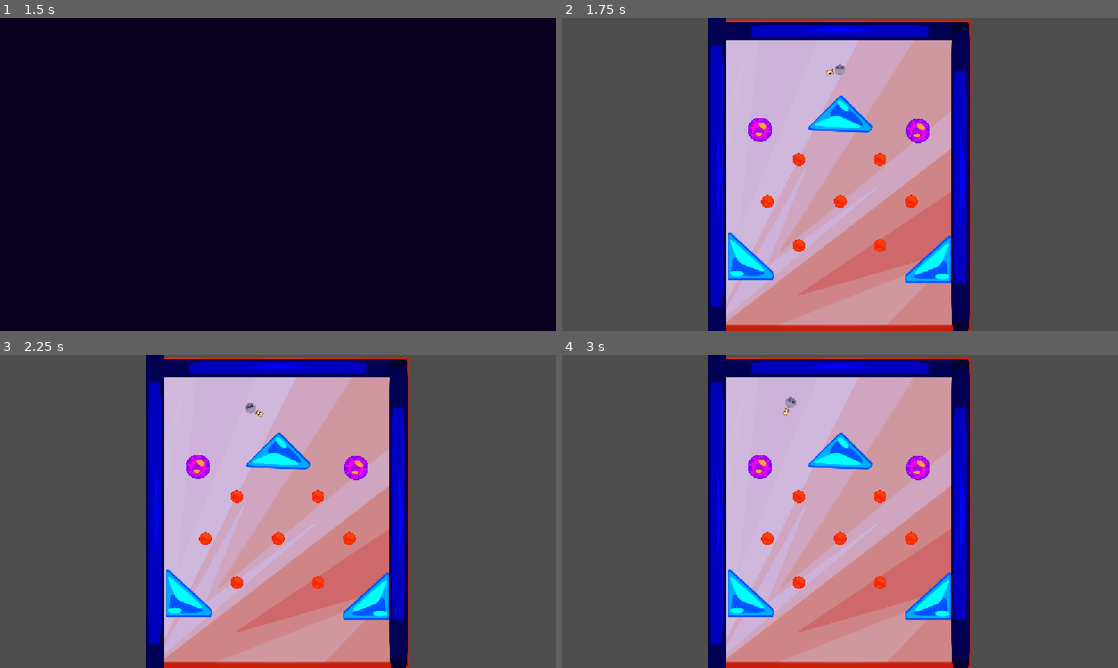
Above: before the commit, frames 1-4 (two rows, left to right).
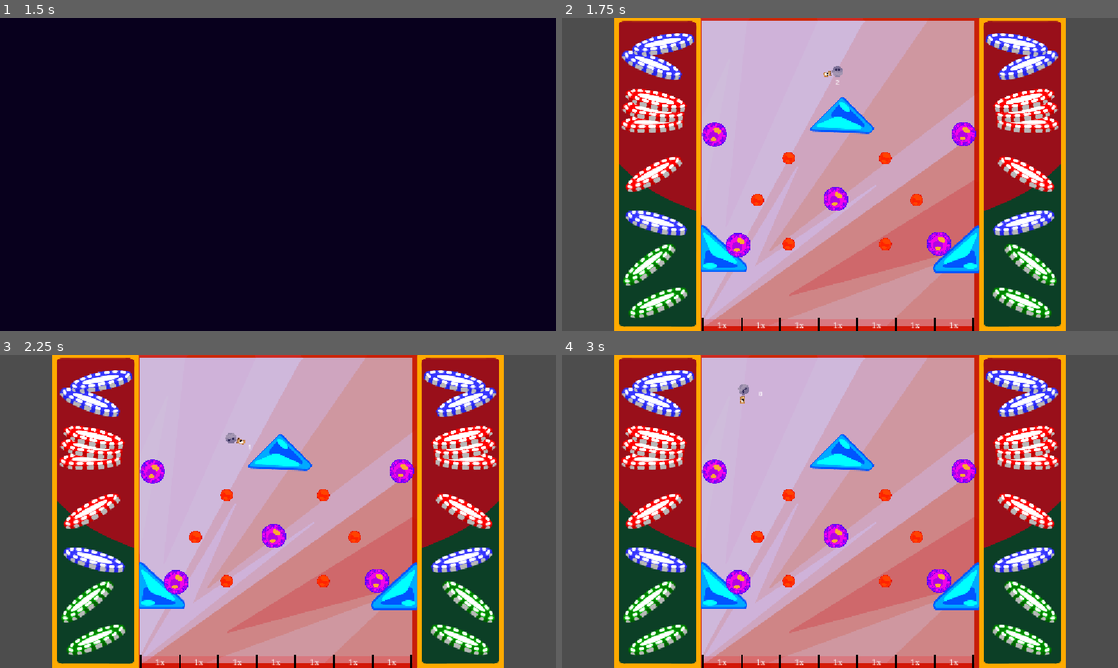
Above: after the commit, the same moments.

Repository: AstrrX3/Gamejam
Game: Godot game, scene res://menu.tscn
The game is run twice, just before and just after one commit, with the same random seed, the same clock (stepped at 60 frames per second) and the same inputs. The engine's default icon, where the game draws it, is replaced by a stand-in: a white triangle on a blue panel in a dark square.
Inputs (mouse positions are in pixels of both pictures, inside the frame that each line leads up to):
- Up to frame 1 (1.5 s): click "START" at 0.5 s; click "START" at 1.25 s
- Up to frame 2 (1.75 s): no input
- Up to frame 3 (2.25 s): move the mouse to (400, 495) at 2.02 s; click (400, 495) at 2.1 s
- Up to frame 4 (3 s): move the mouse to (728, 527) at 2.77 s; click (728, 527) at 2.85 s

Frame 1 is identical in both runs. In frame 2, 52% of the frame differs, in the area x 9-91%, y 0-100%; in frame 3, 52%; in frame 4, 52%.

Commit message:
coins now work and the shotgun does too!
(ignore the flying numbers)

Diff:
--- a/gay-plinko/ball.gd
+++ b/gay-plinko/ball.gd
@@ -15,3 +15,7 @@
 func _integrate_forces(state):
 	if state.linear_velocity.length()>hardcap:
 		state.linear_velocity=state.linear_velocity.normalized()*hardcap
+
+
+#func _on_area_2d_body_entered(body: Node2D) -> void:
+	#$shotgun.charge = $shotgun.Mcharge
--- a/gay-plinko/ball.tscn
+++ b/gay-plinko/ball.tscn
@@ -9,6 +9,9 @@
 
 [sub_resource type="CircleShape2D" id="CircleShape2D_2gk3h"]
 radius = 11.0
+
+[sub_resource type="CircleShape2D" id="CircleShape2D_y4ie1"]
+radius = 13.0
 
 [node name="RigidBody2D" type="RigidBody2D" unique_id=969029978]
 physics_material_override = SubResource("PhysicsMaterial_0xm2m")
@@ -23,3 +26,10 @@
 [node name="FatFuck" type="Sprite2D" parent="." unique_id=2007613500]
 scale = Vector2(0.029166667, 0.029166669)
 texture = ExtResource("3_ktgx5")
+
+[node name="Area2D" type="Area2D" parent="." unique_id=486003051]
+
+[node name="CollisionShape2D" type="CollisionShape2D" parent="Area2D" unique_id=472740183]
+shape = SubResource("CircleShape2D_y4ie1")
+
+[connection signal="body_entered" from="Area2D" to="." method="_on_area_2d_body_entered"]
--- /dev/null
+++ b/gay-plinko/coin.gd
@@ -0,0 +1,14 @@
+extends RigidBody2D
+
+
+# Called when the node enters the scene tree for the first time.
+func _ready() -> void:
+	pass # Replace with function body.
+
+
+# Called every frame. 'delta' is the elapsed time since the previous frame.
+func _process(delta: float) -> void:
+	pass
+
+func del():
+	queue_free()
--- a/gay-plinko/coin.tscn
+++ b/gay-plinko/coin.tscn
@@ -1,20 +1,24 @@
 [gd_scene format=3 uid="uid://b8u0svpxi5tgi"]
 
+[ext_resource type="Script" uid="uid://bcttpf7hyghex" path="res://coin.gd" id="1_0t63x"]
 [ext_resource type="Texture2D" uid="uid://bpvl4u01ksqtr" path="res://Coin.png" id="1_d5gmh"]
 
 [sub_resource type="PhysicsMaterial" id="PhysicsMaterial_h2yge"]
 bounce = 0.5
 
 [sub_resource type="CircleShape2D" id="CircleShape2D_0xm2m"]
+radius = 4.166667
 
-[node name="RigidBody2D" type="RigidBody2D" unique_id=35264023]
-rotation = 2.7861578
+[node name="RigidBody2D" type="RigidBody2D" unique_id=35264023 groups=["coin"]]
 scale = Vector2(0.6399994, 0.6399994)
 physics_material_override = SubResource("PhysicsMaterial_h2yge")
+linear_damp = 1.591
+script = ExtResource("1_0t63x")
 
 [node name="Sprite2D" type="Sprite2D" parent="." unique_id=234650189]
-position = Vector2(1.5625018, 3.1250036)
-scale = Vector2(0.21104982, 0.21104982)
+position = Vector2(-0.425, -1.413)
+rotation = 3.1415927
+scale = Vector2(0.08897801, 0.088978015)
 texture = ExtResource("1_d5gmh")
 
 [node name="CollisionShape2D" type="CollisionShape2D" parent="." unique_id=1993439228]
--- /dev/null
+++ b/gay-plinko/gate.tscn
@@ -0,0 +1,83 @@
+[gd_scene format=3 uid="uid://tkll5eks6cfb"]
+
+[ext_resource type="Script" path="res://gate.gd" id="1_15vrf"]
+
+[sub_resource type="RectangleShape2D" id="RectangleShape2D_2gk3h"]
+size = Vector2(78, 29)
+
+[sub_resource type="RectangleShape2D" id="RectangleShape2D_y4ie1"]
+size = Vector2(4, 62)
+
+[sub_resource type="FontFile" id="FontFile_y4ie1"]
+subpixel_positioning = 0
+msdf_pixel_range = 14
+msdf_size = 128
+cache/0/variation_coordinates = {}
+cache/0/face_index = 0
+cache/0/embolden = 0.0
+cache/0/transform = Transform2D(1, 0, 0, 1, 0, 0)
+cache/0/spacing_top = 0
+cache/0/spacing_bottom = 0
+cache/0/spacing_space = 0
+cache/0/spacing_glyph = 0
+cache/0/baseline_offset = 0.0
+cache/0/16/0/ascent = 0.0
+cache/0/16/0/descent = 0.0
+cache/0/16/0/underline_position = 0.0
+cache/0/16/0/underline_thickness = 0.0
+cache/0/16/0/scale = 1.0
+
+[node name="Node2D" type="Node2D" unique_id=1904139459]
+script = ExtResource("1_15vrf")
+
+[node name="Area2D" type="Area2D" parent="." unique_id=568190223]
+
+[node name="CollisionShape2D" type="CollisionShape2D" parent="Area2D" unique_id=1762724144]
+position = Vector2(0, 14.5)
+shape = SubResource("RectangleShape2D_2gk3h")
+
+[node name="StaticBody2D" type="StaticBody2D" parent="." unique_id=454521890]
+position = Vector2(-40, 0)
+
+[node name="CollisionShape2D" type="CollisionShape2D" parent="StaticBody2D" unique_id=1189040531]
+shape = SubResource("RectangleShape2D_y4ie1")
+
+[node name="ColorRect" type="ColorRect" parent="StaticBody2D" unique_id=1933771532]
+offset_left = -2.0
+offset_top = -31.0
+offset_right = 2.0
+offset_bottom = 31.0
+color = Color(0, 0, 0, 1)
+metadata/_edit_use_anchors_ = true
+
+[node name="StaticBody2D2" type="StaticBody2D" parent="." unique_id=3379313]
+position = Vector2(40, 0)
+
+[node name="CollisionShape2D" type="CollisionShape2D" parent="StaticBody2D2" unique_id=62204767]
+shape = SubResource("RectangleShape2D_y4ie1")
+
+[node name="ColorRect" type="ColorRect" parent="StaticBody2D2" unique_id=924117657]
+offset_left = -2.0
+offset_top = -31.0
+offset_right = 2.0
+offset_bottom = 31.0
+color = Color(0, 0, 0, 1)
+metadata/_edit_use_anchors_ = true
+
+[node name="ColorRect" type="ColorRect" parent="." unique_id=2093563966]
+offset_left = -38.0
+offset_top = -29.0
+offset_right = 38.0
+offset_bottom = 29.0
+color = Color(1, 0, 0, 0.19607843)
+metadata/_edit_use_anchors_ = true
+
+[node name="Label" type="Label" parent="ColorRect" unique_id=2052777837]
+layout_mode = 0
+offset_right = 76.0
+offset_bottom = 29.0
+theme_override_fonts/font = SubResource("FontFile_y4ie1")
+text = "1x"
+horizontal_alignment = 1
+vertical_alignment = 1
+metadata/_edit_use_anchors_ = true
--- a/gay-plinko/haven.tscn
+++ b/gay-plinko/haven.tscn
@@ -5,60 +5,66 @@
 [ext_resource type="PackedScene" uid="uid://brlvsdys076t0" path="res://peg.tscn" id="2_vcnv3"]
 [ext_resource type="PackedScene" uid="uid://cw0s1ry8x17pi" path="res://trójkąt.tscn" id="3_pix54"]
 
-[node name="Node2D" type="Node2D" unique_id=1951845257]
+[node name="Node2D2" type="Node2D" unique_id=1951845257]
 scale = Vector2(1, 0.99016505)
 
 [node name="bg" type="Sprite2D" parent="." unique_id=394721876]
-position = Vector2(0, 7.0695286)
-scale = Vector2(0.5568611, 0.6018526)
+position = Vector2(-4, 6.059595)
+scale = Vector2(0.613, 0.613)
 texture = ExtResource("1_55g31")
 
 [node name="scianaUP" parent="." unique_id=10204914 instance=ExtResource("1_7oneb")]
-position = Vector2(-1.00003, -295)
-scale = Vector2(4.163885, 0.30270332)
+position = Vector2(-1.00003, -344.38702)
+scale = Vector2(4.62303, 0.3062407)
+
+[node name="CollisionShape2D" parent="scianaUP" index="0" unique_id=2142807919]
+one_way_collision = true
+one_way_collision_direction = Vector2(0, -1)
+
+[node name="Sprite2D" parent="scianaUP" index="1" unique_id=697870181]
+position = Vector2(-1, 32.977783)
 
 [node name="scianalewo" parent="." unique_id=1679458082 instance=ExtResource("1_7oneb")]
-position = Vector2(-260, 15.000007)
+position = Vector2(-307.21835, -45.44698)
 rotation = 1.5707964
 scale = Vector2(6.21634, 0.30270332)
 
 [node name="scianaprawo" parent="." unique_id=1184736606 instance=ExtResource("1_7oneb")]
-position = Vector2(244.99997, 15.000007)
+position = Vector2(298.20856, -10.099326)
 rotation = 1.5707964
-scale = Vector2(5.0438867, 0.30270332)
+scale = Vector2(5.523887, 0.30270332)
 
 [node name="peg" parent="." unique_id=1610342526 instance=ExtResource("2_vcnv3")]
 position = Vector2(-4.0000916, 61.99991)
 
 [node name="peg2" parent="." unique_id=1889362298 instance=ExtResource("2_vcnv3")]
-position = Vector2(-90.00009, 153.99991)
+position = Vector2(-106.00009, 153.99991)
 
 [node name="peg3" parent="." unique_id=1322593018 instance=ExtResource("2_vcnv3")]
-position = Vector2(-90.00009, -26)
+position = Vector2(-106.00009, -26)
 
 [node name="peg4" parent="." unique_id=696279382 instance=ExtResource("2_vcnv3")]
-position = Vector2(-155.00009, 61.99991)
+position = Vector2(-171.00009, 61.99991)
 
 [node name="peg5" parent="." unique_id=1561854433 instance=ExtResource("2_vcnv3")]
-position = Vector2(142.99991, 61.99991)
+position = Vector2(158.99991, 61.99991)
 
 [node name="peg6" parent="." unique_id=1956978344 instance=ExtResource("2_vcnv3")]
-position = Vector2(77.99991, 153.99991)
+position = Vector2(93.99991, 153.99991)
 
 [node name="peg7" parent="." unique_id=1094218745 instance=ExtResource("2_vcnv3")]
-position = Vector2(77.99991, -26)
+position = Vector2(93.99991, -26)
 
 [node name="trójkąt" parent="." unique_id=780500453 instance=ExtResource("3_pix54")]
-position = Vector2(-239.00009, 123.999985)
+position = Vector2(-290, 111.09259)
 
 [node name="trójkąt2" parent="." unique_id=986926331 instance=ExtResource("3_pix54")]
-position = Vector2(226.99991, 131.00002)
+position = Vector2(291, 112.10252)
 scale = Vector2(-1.0056858, 0.9931652)
 
 [node name="trójkąt3" parent="." unique_id=877099670 instance=ExtResource("3_pix54")]
-position = Vector2(-75.00009, -91.000015)
+position = Vector2(-67.00001, -85.84428)
 rotation = -2.3561945
 scale = Vector2(-1.0056858, 0.9931652)
 
-[node name="Camera2D" type="Camera2D" parent="." unique_id=1407160539]
-position = Vector2(-5, 5)
+[editable path="scianaUP"]
--- a/gay-plinko/project.godot
+++ b/gay-plinko/project.godot
@@ -29,6 +29,7 @@
 [global_group]
 
 wall=""
+coin=""
 
 [input]
 
--- a/gay-plinko/sciany.tscn
+++ b/gay-plinko/sciany.tscn
@@ -13,6 +13,7 @@
 shape = SubResource("RectangleShape2D_guxlg")
 
 [node name="Sprite2D" type="Sprite2D" parent="." unique_id=697870181]
+visible = false
 modulate = Color(0, 0, 1, 1)
 position = Vector2(-1, 0)
 texture = ExtResource("1_0e0yw")
--- a/gay-plinko/shotgun.gd
+++ b/gay-plinko/shotgun.gd
@@ -9,6 +9,7 @@
 var rotcorrect = 0
 var Mcharge = charge
 var restime: float = 0
+var targets: Array = []
 #the values are all over the place im so sorry TwT
 
 # Called when the node enters the scene tree for the first time.
@@ -21,7 +22,9 @@
 	restime += delta
 	if restime > reload:
 		charge = Mcharge
-	rotation_degrees = (global_position - get_global_mouse_position()).angle() * (180/PI) - 90 - rotcorrect #what in gods name is this supposed to be
+	$Label.text = str(charge)
+	$rotnod.rotation_degrees = (global_position - get_global_mouse_position()).angle() * (180/PI) - 90 - rotcorrect #what in gods name is this supposed to be
+	$Label.rotation_degrees = -rotcorrect
 
 func shoot():
 	#idk why but local mouse position refuses to work correctly and
@@ -37,8 +40,19 @@
 		if $rotnod/RayCast2D.get_collider().is_in_group("wall"):
 			mult += 5 / (global_position - $rotnod/RayCast2D.get_collision_point()).length()
 			print(mult)
-	for i in enemies.size():
-		var who = enemies.get(i)
-		who.hurt(dir * knockback, 1)
+	for i in targets:
+		i.del()
 	vel = power * mult
 	return dir * vel
+
+
+func _on_area_2d_body_entered(body: Node2D) -> void:
+	if body.is_in_group("coin"):
+		targets.append(body)
+		print(targets)
+
+
+func _on_area_2d_body_exited(body: Node2D) -> void:
+	if body.is_in_group("coin"):
+		targets.remove_at(targets.find(body))
+		print(targets)
--- a/gay-plinko/shotgun.tscn
+++ b/gay-plinko/shotgun.tscn
@@ -5,6 +5,14 @@
 
 [node name="shotgun" type="Node2D" unique_id=1391668372]
 script = ExtResource("1_gnj2g")
+
+[node name="Label" type="Label" parent="." unique_id=1942396644]
+offset_left = -20.0
+offset_right = 20.0
+offset_bottom = 45.0
+theme_override_font_sizes/font_size = 12
+horizontal_alignment = 1
+vertical_alignment = 1
 
 [node name="rotnod" type="Node2D" parent="." unique_id=1006260747]
 
@@ -17,3 +25,12 @@
 [node name="RayCast2D" type="RayCast2D" parent="rotnod" unique_id=1973293359]
 scale = Vector2(2.967, 1)
 target_position = Vector2(0, -149)
+
+[node name="Area2D" type="Area2D" parent="rotnod" unique_id=1562438908 groups=["coin"]]
+
+[node name="CollisionPolygon2D" type="CollisionPolygon2D" parent="rotnod/Area2D" unique_id=1016479259]
+position = Vector2(0, -27)
+polygon = PackedVector2Array(10, -3, -10, -3, -45, -179, 0, -206, 45, -179)
+
+[connection signal="body_entered" from="rotnod/Area2D" to="." method="_on_area_2d_body_entered"]
+[connection signal="body_exited" from="rotnod/Area2D" to="." method="_on_area_2d_body_exited"]
--- a/gay-plinko/spawner.tscn
+++ b/gay-plinko/spawner.tscn
@@ -36,13 +36,12 @@
 
 [node name="Node2D" type="Node2D" unique_id=1432049507]
 script = SubResource("GDScript_55g31")
+point_1 = Vector2(-200, 0)
+point_2 = Vector2(200, 0)
 
 [node name="Timer" type="Timer" parent="." unique_id=1018251872]
-wait_time = 2.7319999999999998
+wait_time = 1.5
 one_shot = true
 autostart = true
 
-[node name="Camera2D" type="Camera2D" parent="." unique_id=78940127]
-position = Vector2(579, 324)
-
 [connection signal="timeout" from="Timer" to="." method="_on_timer_timeout"]
--- a/gay-plinko/test.tscn
+++ b/gay-plinko/test.tscn
@@ -3,17 +3,61 @@
 [ext_resource type="PackedScene" uid="uid://7jgio8cingnp" path="res://ball.tscn" id="1_8uh7m"]
 [ext_resource type="PackedScene" uid="uid://bqqge7dk2by4o" path="res://haven.tscn" id="2_6uqi0"]
 [ext_resource type="PackedScene" uid="uid://por5xpo8ai50" path="res://bumper.tscn" id="2_ppyta"]
+[ext_resource type="PackedScene" uid="uid://tkll5eks6cfb" path="res://gate.tscn" id="4_ppyta"]
+[ext_resource type="PackedScene" uid="uid://3vr13r38vcum" path="res://spawner.tscn" id="5_ykrsh"]
+[ext_resource type="Texture2D" uid="uid://bbr42lch34tr4" path="res://border.png" id="6_g14j6"]
 
 [node name="base" type="Node2D" unique_id=1876613877 groups=["wall"]]
 
 [node name="level" parent="." unique_id=1951845257 groups=["wall"] instance=ExtResource("2_6uqi0")]
-position = Vector2(-278, -342)
+position = Vector2(-278, -349.00003)
 
 [node name="bumper" parent="." unique_id=2039316992 instance=ExtResource("2_ppyta")]
-position = Vector2(-449, -430)
+position = Vector2(-489, -195)
 
 [node name="bumper2" parent="." unique_id=1857456955 instance=ExtResource("2_ppyta")]
-position = Vector2(-121, -428)
+position = Vector2(-73, -198)
+
+[node name="bumper3" parent="." unique_id=1456836862 instance=ExtResource("2_ppyta")]
+position = Vector2(-22, -425)
+
+[node name="bumper4" parent="." unique_id=1185689971 instance=ExtResource("2_ppyta")]
+position = Vector2(-538, -424)
+
+[node name="bumper5" parent="." unique_id=475497470 instance=ExtResource("2_ppyta")]
+position = Vector2(-287, -290)
 
 [node name="Player" parent="." unique_id=969029978 instance=ExtResource("1_8uh7m")]
 position = Vector2(-283, -566)
+
+[node name="Node2D" parent="." unique_id=1432049507 instance=ExtResource("5_ykrsh")]
+position = Vector2(-286, -795)
+
+[node name="Node2D2" parent="." unique_id=1904139459 instance=ExtResource("4_ppyta")]
+position = Vector2(-282, -13)
+
+[node name="Node2D3" parent="." unique_id=279108135 instance=ExtResource("4_ppyta")]
+position = Vector2(-202, -13)
+
+[node name="Node2D4" parent="." unique_id=1973950885 instance=ExtResource("4_ppyta")]
+position = Vector2(-122, -13)
+
+[node name="Node2D8" parent="." unique_id=1031438313 instance=ExtResource("4_ppyta")]
+position = Vector2(-42, -13)
+
+[node name="Node2D5" parent="." unique_id=2039644919 instance=ExtResource("4_ppyta")]
+position = Vector2(-522, -13)
+
+[node name="Node2D6" parent="." unique_id=376871746 instance=ExtResource("4_ppyta")]
+position = Vector2(-442, -13)
+
+[node name="Node2D7" parent="." unique_id=1778121922 instance=ExtResource("4_ppyta")]
+position = Vector2(-362, -13)
+
+[node name="Border" type="Sprite2D" parent="." unique_id=667593899]
+position = Vector2(-278, -342)
+scale = Vector2(0.6018518, 0.6018518)
+texture = ExtResource("6_g14j6")
+
+[node name="Camera2D" type="Camera2D" parent="." unique_id=527506816]
+position = Vector2(-278, -341)
--- a/gay-plinko/trójkąt.tscn
+++ b/gay-plinko/trójkąt.tscn
@@ -4,12 +4,13 @@
 
 [node name="trójkąt" type="StaticBody2D" unique_id=780500453]
 
+[node name="TriangleBumper" type="Sprite2D" parent="." unique_id=1497309792]
+position = Vector2(49, -5.9604645e-08)
+rotation = 3.1415927
+scale = Vector2(0.38272855, -0.81362355)
+texture = ExtResource("1_5y67x")
+
 [node name="CollisionPolygon2D" type="CollisionPolygon2D" parent="." unique_id=1418924976]
 position = Vector2(0, -1)
 scale = Vector2(16.589218, 11.302085)
 polygon = PackedVector2Array(0.12056024, -0.08847925, 0, 9, 6.2088523, 8.317049)
-
-[node name="TriangleBumper" type="Sprite2D" parent="." unique_id=1497309792]
-position = Vector2(49, -5.9604645e-08)
-scale = Vector2(-0.38272855, 0.81362355)
-texture = ExtResource("1_5y67x")
Binary file added: gay-plinko/border.png
Not shown, added: gay-plinko/border.png.import
Not shown, added: gay-plinko/coin.gd.uid
